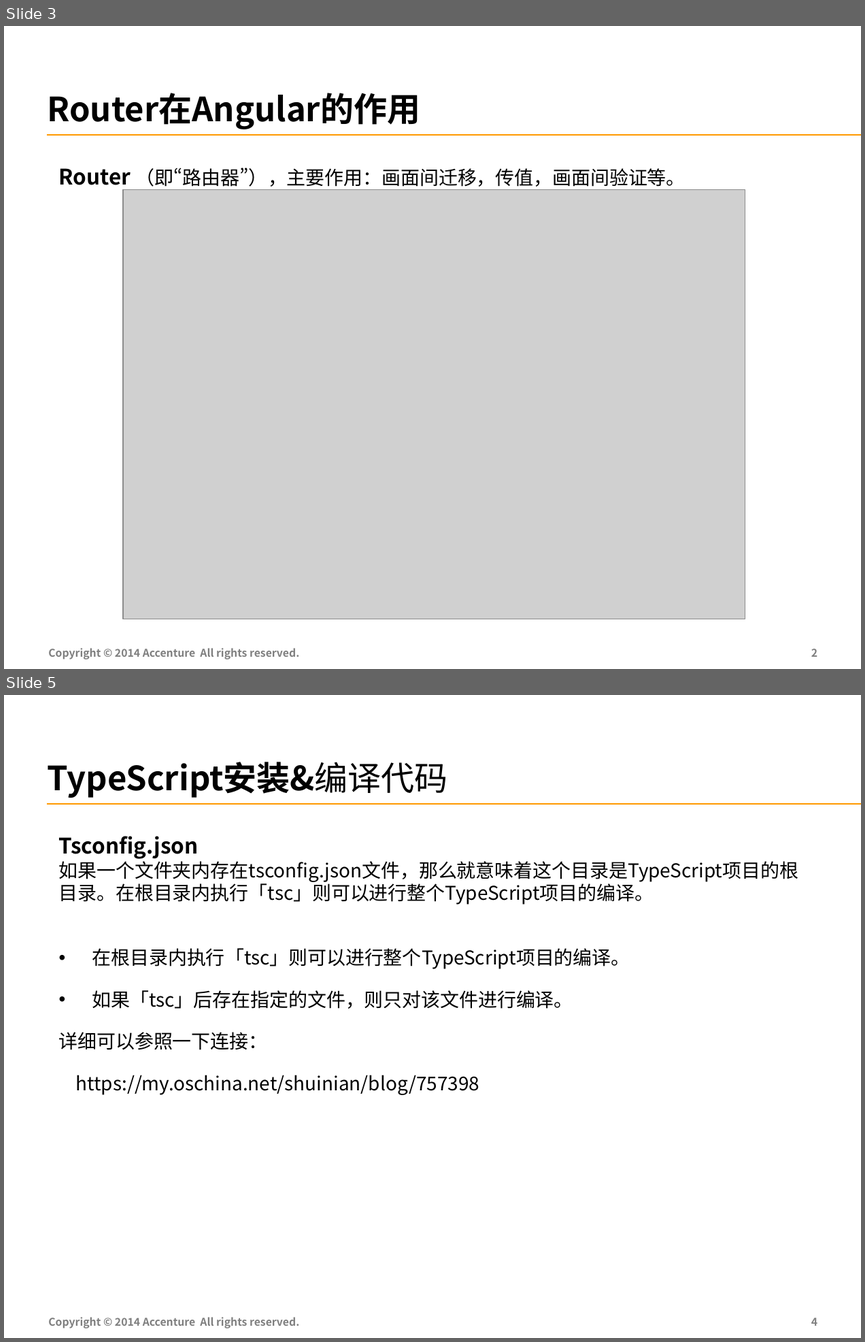
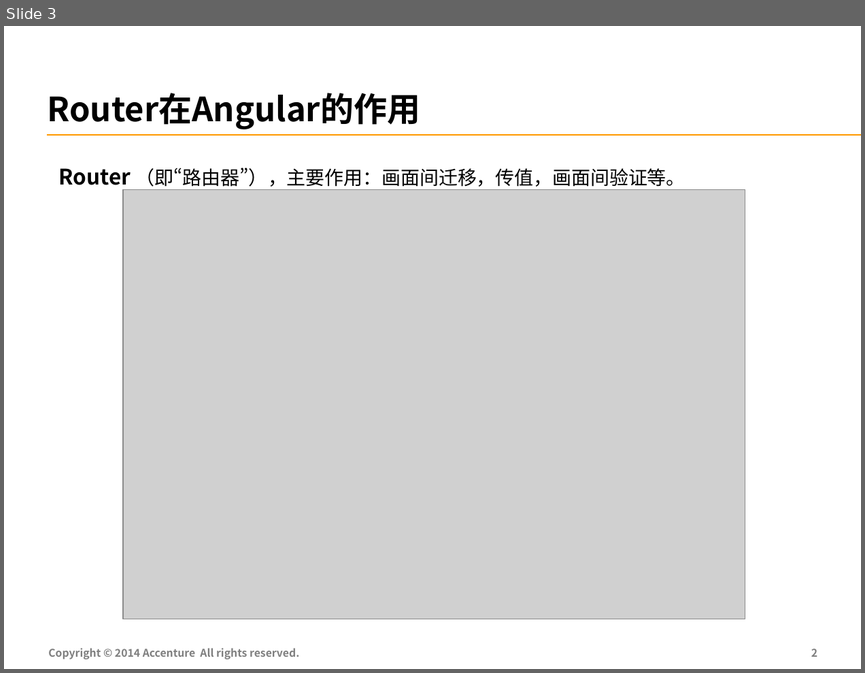
Before and after one commit to FS-Angular-Interest-Group/AngularTraining, a slide deck: PPT/04-Accenture-FS-Angular-Router.pptx. Shown one above the other, each under a label of ours: slides 3 and 5 before the commit, slide 3 after it; the slides between them are not shown. The pictures are 865x1342 and 865x673 pixels, drawn with LibreOffice and Linux fonts; fonts in the diff are those of the drawing; grey boxes stand for pictures. Boxes give left, top, right and bottom in pixels: in the first picture for what was removed or moved away, otherwise in the second. Text is boxed around its words. In the diff, an @@ line names an element or a change of style, - is before the commit and + after.

```diff
--- a/PPT/04-Accenture-FS-Angular-Router.pptx
+++ b/PPT/04-Accenture-FS-Angular-Router.pptx
@@ slide 5 removed at [4,695,861,1338], background #FFFFFF; not listed: 1 template element that a slide beside it also shows @@
@@ title removed at [48,762,448,798] @@
-TypeScript安装&编译代码
@@ text removed at [59,836,799,1095] @@
-Tsconfig.json
-如果一个文件夹内存在tsconfig.json文件，那么就意味着这个目录是TypeScript项目的根目录。在根目录内执行「tsc」则可以进行整个TypeScript项目的编译。
-• 在根目录内执行「tsc」则可以进行整个TypeScript项目的编译。
-• 如果「tsc」后存在指定的文件，则只对该文件进行编译。
-详细可以参照一下连接：
-https://my.oschina.net/shuinian/blog/757398
@@ text removed at [48,1317,299,1328] @@
-Copyright © 2014 Accenture All rights reserved.
@@ page number removed at [811,1317,817,1325] @@
-4
```
Also in this commit, not shown: 6 slides changed, 1 slide added, 6 other slides removed, 2 other files.
